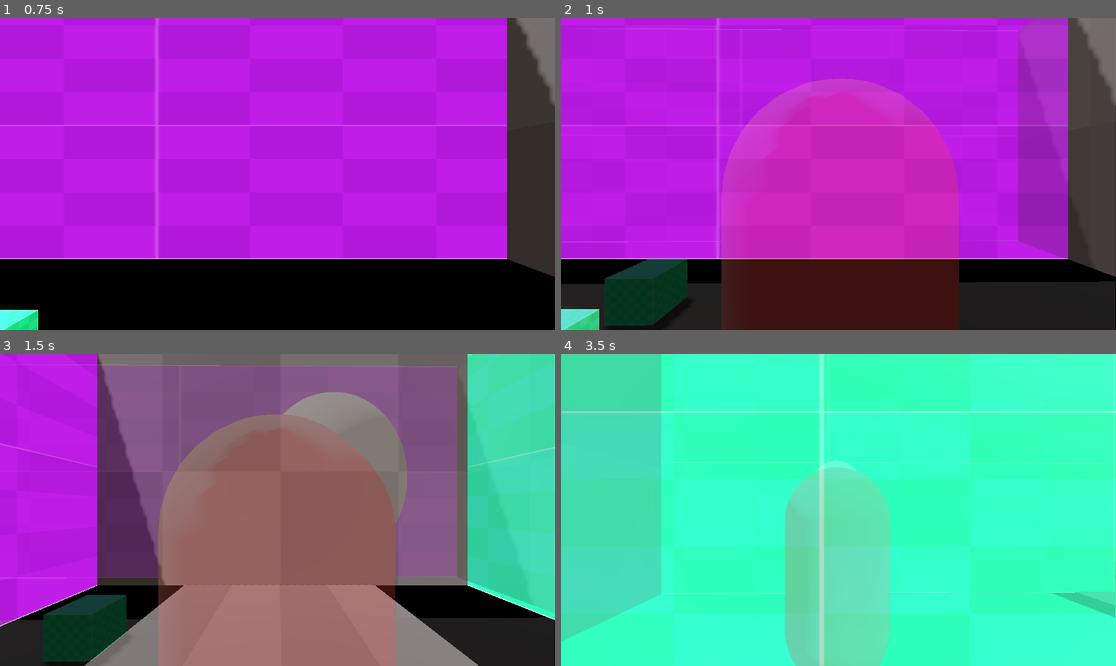
Above: before the commit, frames 1-4 (two rows, left to right).
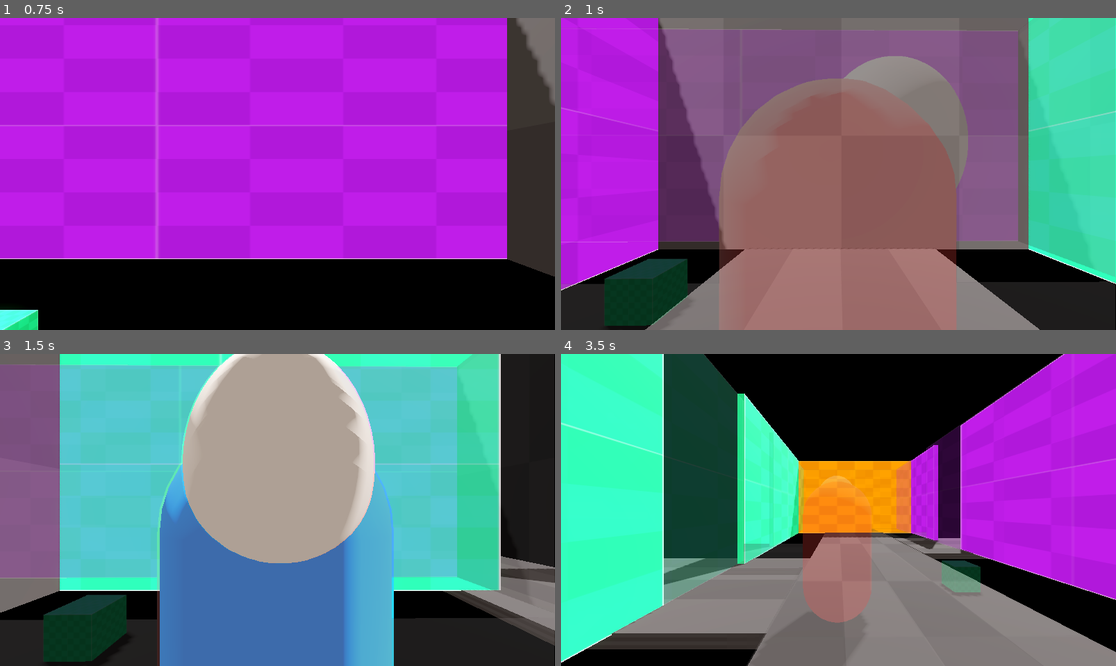
Above: after the commit, the same moments.

Repository: mrspeaker/eyeye
Game: Godot game, scene res://main.tscn
Same seed, same stepped clock (60 frames per second), same inputs: the game is played once before the commit and once after it.
Inputs:
- Up to frame 1 (0.75 s): hold D (move_right) from 0.53 s (still down)
- Up to frame 2 (1 s): keep holding D (move_right); tap Space (jump) at 0.77 s
- Up to frame 3 (1.5 s): release D (move_right) at 1.28 s; hold S (move_backward) from 1.28 s (still down)
- Up to frame 4 (3.5 s): tap Space (jump) at 1.52, 3.02 s; release S (move_backward) at 2.03 s; hold D (move_right) 2.03-2.78 s; hold W (move_forward) from 2.78 s (still down)

Frame 1 is identical in both runs. In frame 2, 78% of the frame differs, in the area x 0-100%, y 0-100%; in frame 3, 88%; in frame 4, 97%.

Commit message:
bit faster

Diff:
--- a/controller/scripts/fps_controller.gd
+++ b/controller/scripts/fps_controller.gd
@@ -4,7 +4,7 @@
 
 const SPEED = 1.0
 const JUMP_VELOCITY = 4.5
-const MOVE_TIME = 0.5
+const MOVE_TIME = 0.3
 
 var move_time = 0.0
 var dest = null
